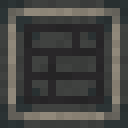
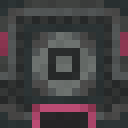
Layer changes from the first 128px x 128px image to the second:
showed "side.base", painted on it over 0, 8, 128, 128
